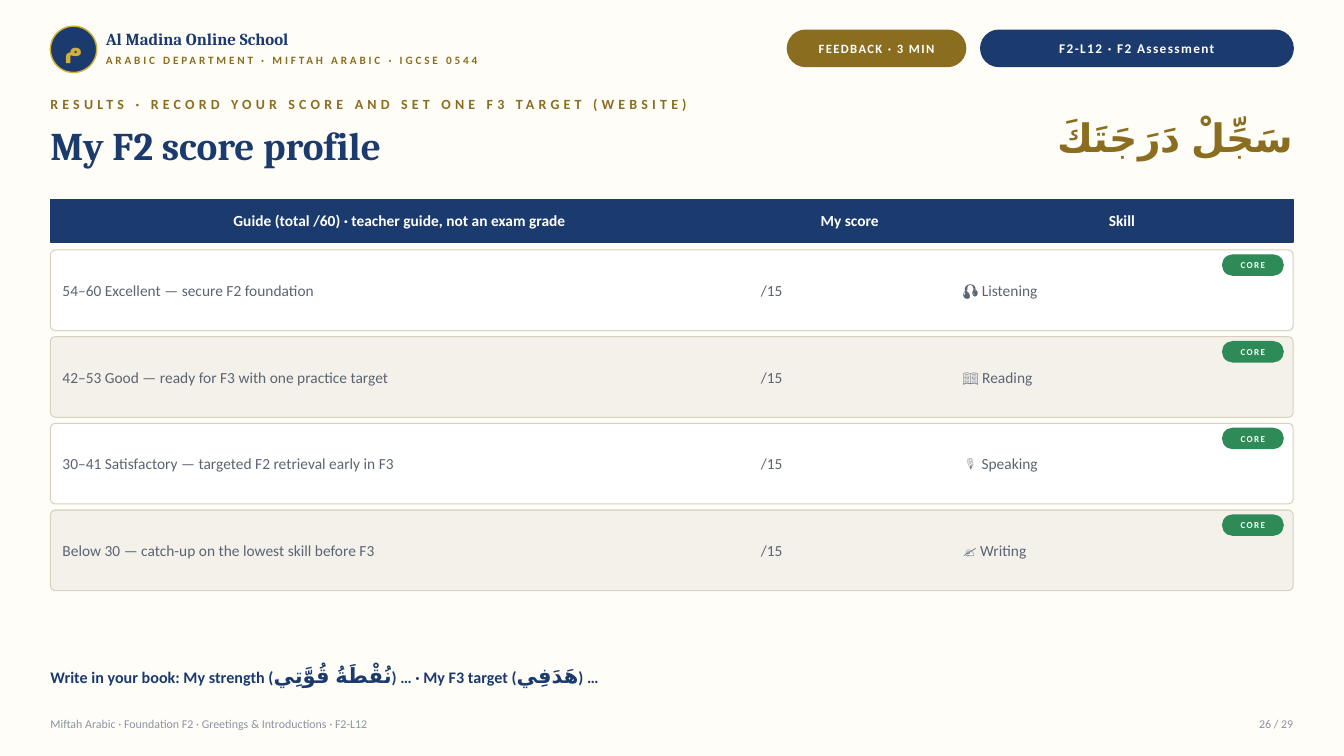
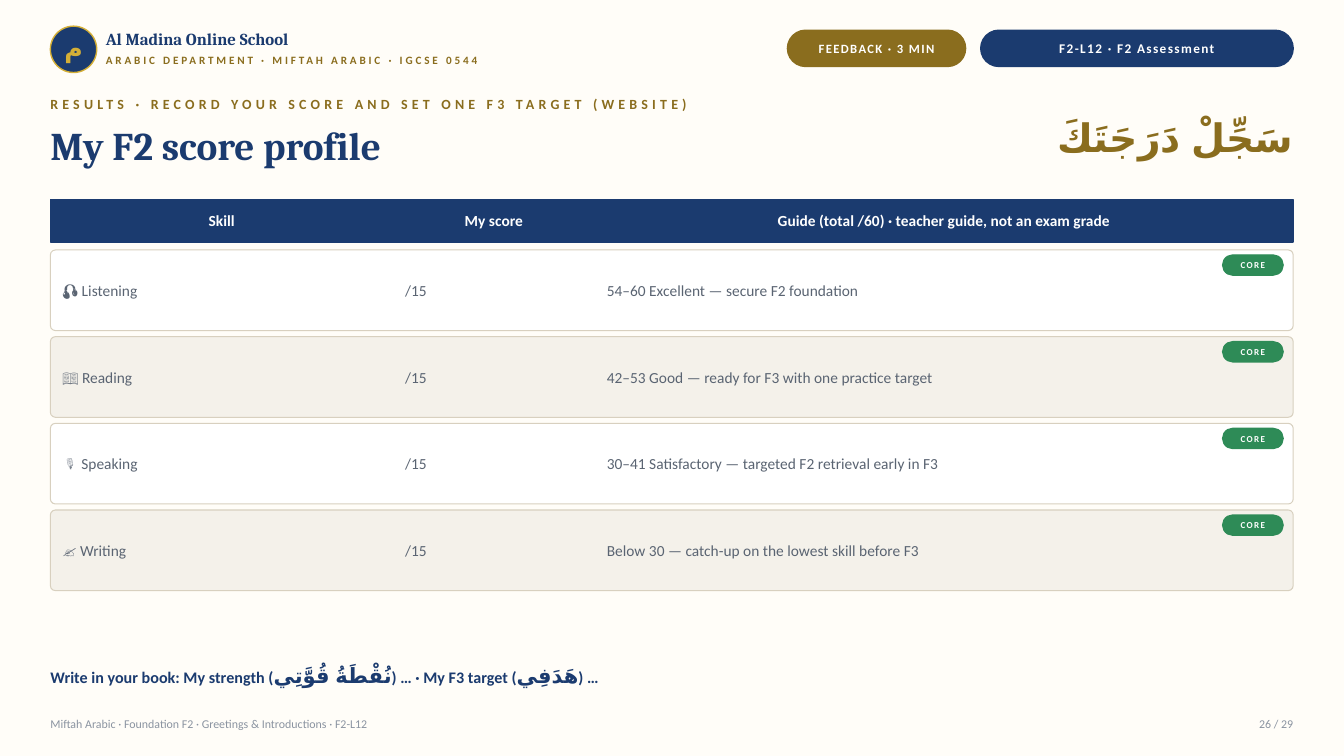
Before and after one commit to Linat1/Miftah_arabic, a slide deck: slide 26 of Foundation_F2/F2-L12_Review_Assessment.pptx. Drawn at 1344x756 pixels with LibreOffice and Linux fonts; fonts in the diff are those of the drawing. Boxes give left, top, right and bottom in pixels: in the first picture for what was removed or moved away, otherwise in the second. Text is boxed around its words. In the diff, an @@ line names an element or a change of style, - is before the commit and + after.

```diff
--- a/Foundation_F2/F2-L12_Review_Assessment.pptx
+++ b/Foundation_F2/F2-L12_Review_Assessment.pptx
@@ 5 texts: place and size @@
-5 texts at box(980, 215, 1135, 559)
+5 texts at box(80, 215, 235, 559)
@@ 5 texts: place and size @@
-5 texts at box(761, 216, 879, 557)
+5 texts at box(405, 216, 523, 557)
@@ 5 texts: place and size @@
-5 texts at box(62, 215, 565, 559)
+5 texts at box(607, 214, 1109, 559)
```
Also in this commit, not shown: 7 other files.
